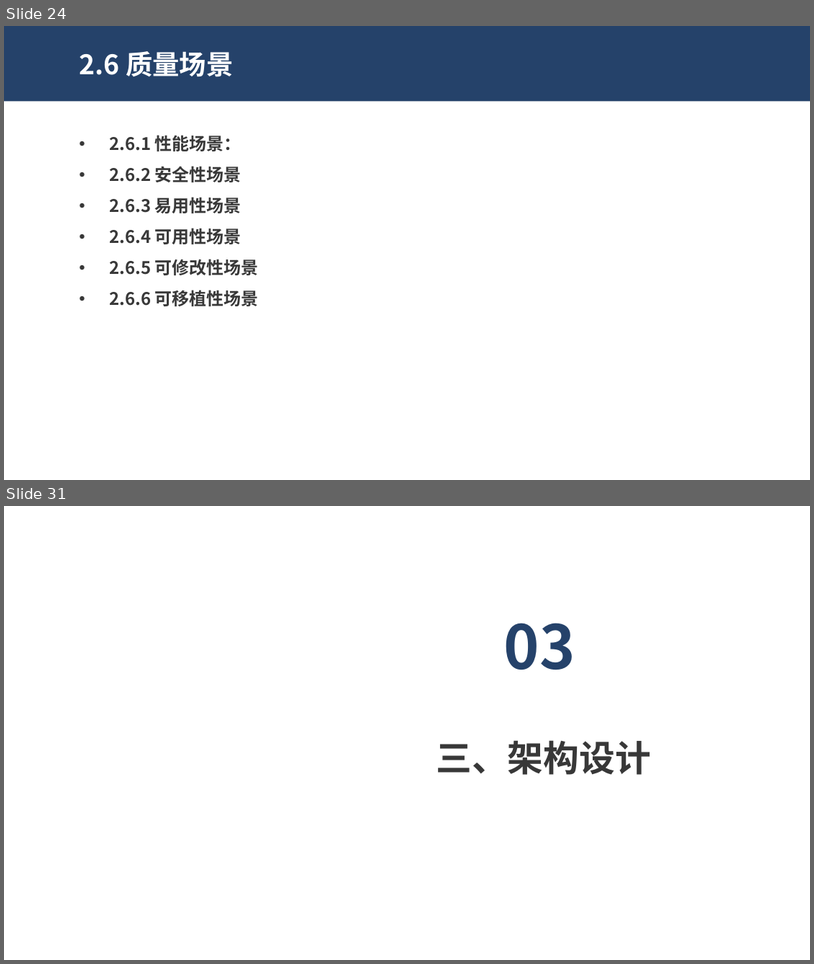
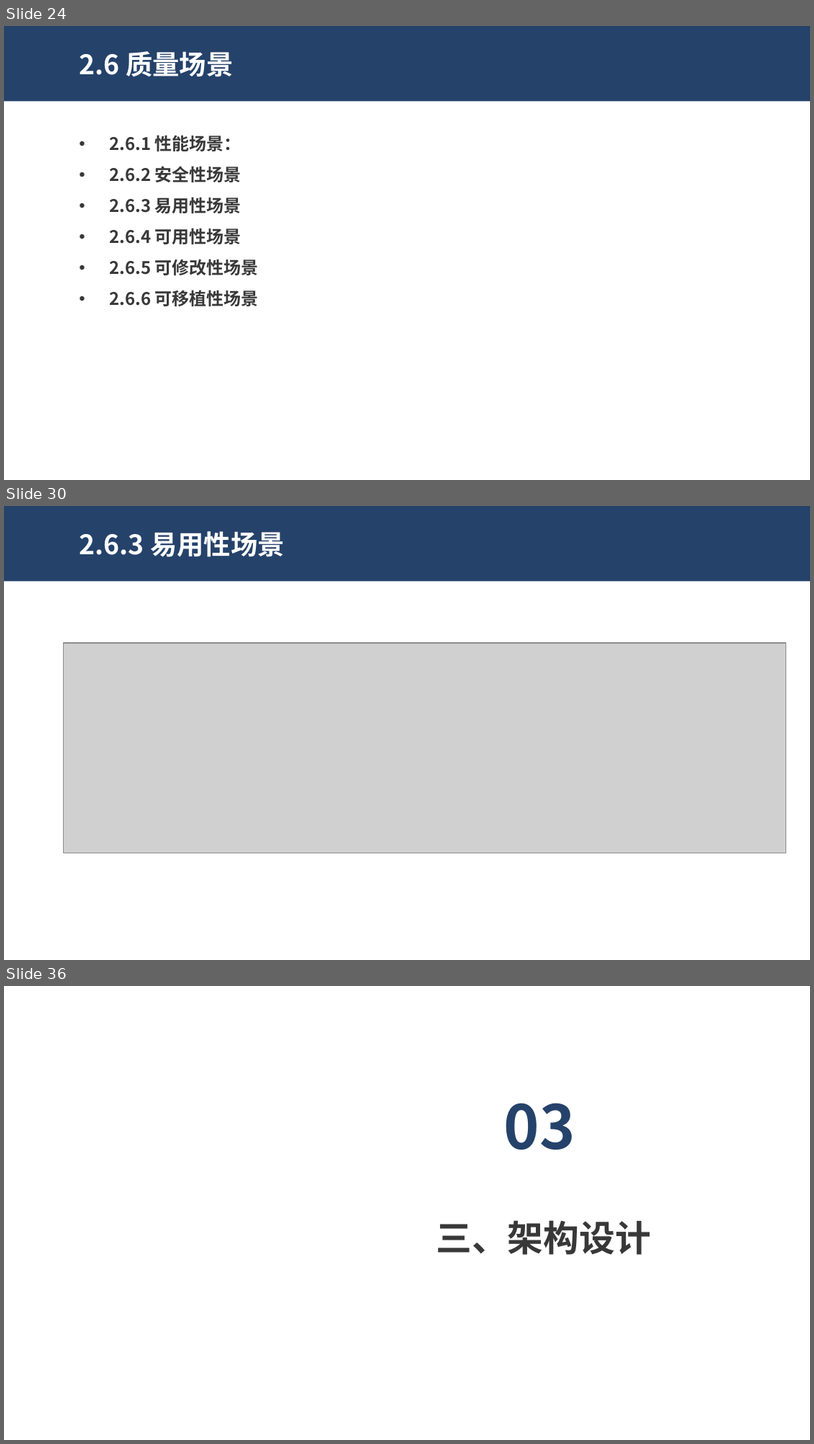
Before and after one commit to dekrt/SoftwareArchitecture, a slide deck: 架构设计-ArchitectureDesign/ArchitectureDesign.pptx. Shown one above the other, each under a label of ours: slides 24 and 31 before the commit, slides 24, 30 and 36 after it; the slides between them are not shown. The pictures are 814x964 and 814x1444 pixels, drawn with LibreOffice and Linux fonts; fonts in the diff are those of the drawing; grey boxes stand for pictures; background and template pictures are left out. Boxes give left, top, right and bottom in pixels: in the first picture for what was removed or moved away, otherwise in the second. Text is boxed around its words. In the diff, an @@ line names an element or a change of style, - is before the commit and + after.

```diff
--- a/架构设计-ArchitectureDesign/ArchitectureDesign.pptx
+++ b/架构设计-ArchitectureDesign/ArchitectureDesign.pptx
@@ slide 30 added at (4, 506, 810, 960), background #FFFFFF @@
@@ rectangle added at (4, 506, 810, 581), fill #25426A @@
@@ text added at (79, 531, 285, 557), 24 pt, text #FFFFFF, bold @@
+2.6.3 易用性场景
@@ picture added at (64, 643, 786, 854) @@
@@ what was slide 31 is now slide 36 @@
```
Also in this commit, not shown: 9 slides changed, 4 other slides added, 1 slide removed, 3 other files.
